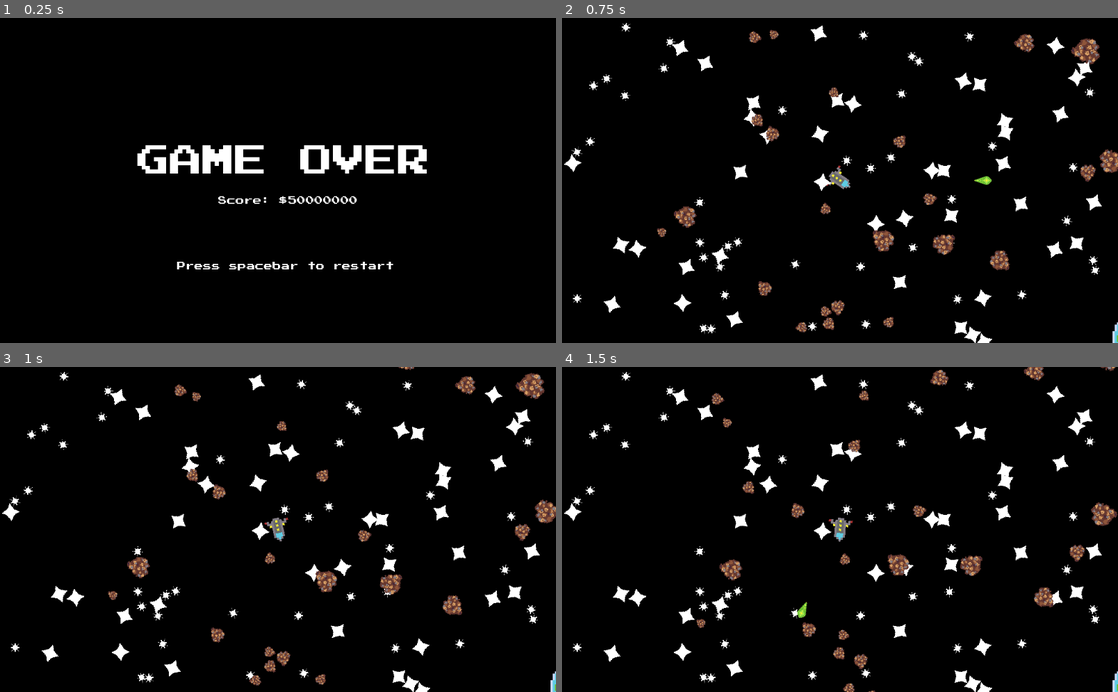
Above: before the commit, frames 1-4 (two rows, left to right).
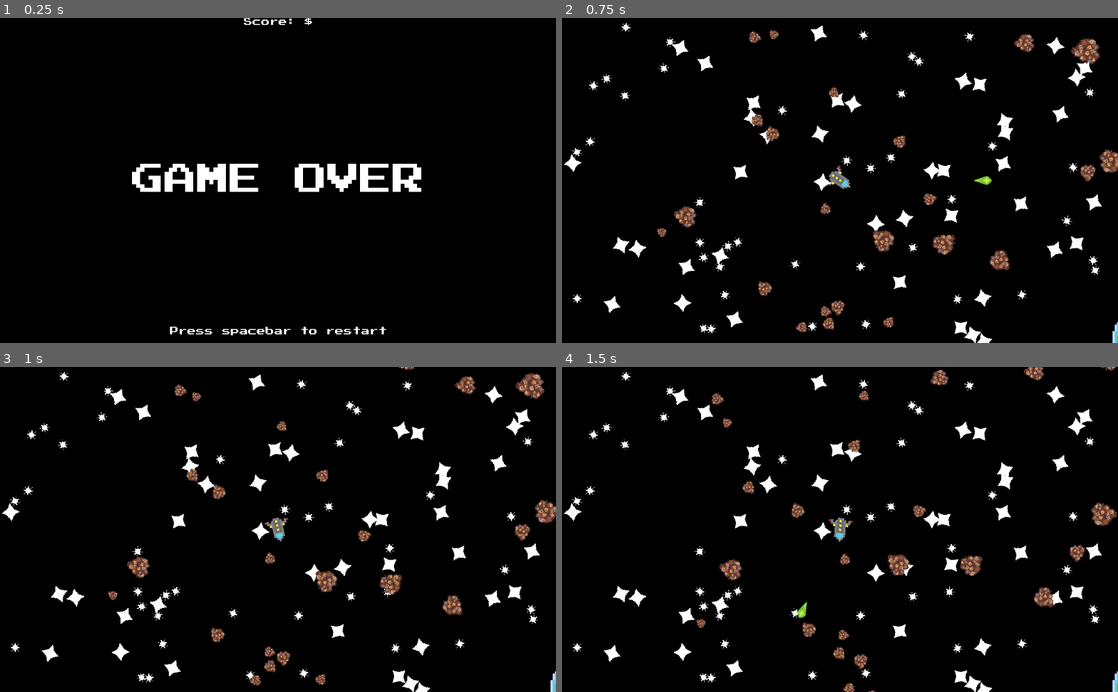
Above: after the commit, the same moments.

Repository: TechRunner2/404-Bounty-Not-Found
Game: Godot game, scene res://Scenes/End Screen.tscn
Two runs of this game, one before a commit and one after it. Both use one fixed random seed, a clock stepped at 60 frames per second and the inputs below. This scene is started directly instead of the project's main scene.
Inputs:
- Up to frame 1 (0.25 s): no input
- Up to frame 2 (0.75 s): tap Space (primary_fire) at 0.5 s; hold D (player_right) from 0.53 s (still down); hold Space (primary_fire) from 0.53 s (still down)
- Up to frame 3 (1 s): keep holding D (player_right); keep holding Space (primary_fire)
- Up to frame 4 (1.5 s): release D (player_right) at 1.28 s; release Space (primary_fire) at 1.28 s; hold A (player_left) from 1.28 s (still down); tap Space (primary_fire) at 1.35 s

The runs differ from the first frame. In frame 1, 5.4% of the frame differs, in the area x 23-77%, y 0-98%; in frame 2, nothing differs; in frame 3, nothing differs; in frame 4, nothing differs.

Commit message:
Fixed issue with Labels moving around the screen based of aspect ratio

Diff:
--- a/Scenes/End Screen.tscn
+++ b/Scenes/End Screen.tscn
@@ -11,9 +11,6 @@
 font_data = ExtResource( 1 )
 
 [sub_resource type="DynamicFont" id=3]
-font_data = ExtResource( 1 )
-
-[sub_resource type="DynamicFont" id=4]
 font_data = ExtResource( 1 )
 
 [node name="End Screen" type="Control"]
@@ -29,51 +26,46 @@
 }
 
 [node name="Restart" type="Label" parent="."]
-anchor_left = 0.317672
-anchor_top = 0.752357
-anchor_right = 0.708297
-anchor_bottom = 0.779023
+anchor_left = 0.5
+anchor_top = 1.0
+anchor_right = 0.5
+anchor_bottom = 1.0
+margin_left = -200.0
+margin_top = -29.0
+margin_right = 200.0
 custom_fonts/font = SubResource( 1 )
 text = "Press spacebar to restart"
+align = 1
 __meta__ = {
-"_edit_use_anchors_": true
+"_edit_use_anchors_": false
 }
 
 [node name="Game Over" type="Label" parent="."]
-anchor_left = 0.24583
-anchor_top = 0.363672
-anchor_right = 0.773174
-anchor_bottom = 0.525339
+anchor_top = 0.5
+anchor_right = 1.0
+anchor_bottom = 0.5
+margin_top = -30.0
+margin_bottom = 30.0
 custom_fonts/font = SubResource( 2 )
 text = "Game Over"
 align = 1
 valign = 1
 uppercase = true
 __meta__ = {
-"_edit_use_anchors_": true
+"_edit_use_anchors_": false
 }
 
 [node name="Score" type="Label" parent="."]
-anchor_left = 0.392009
-anchor_top = 0.549855
-anchor_right = 0.517009
-anchor_bottom = 0.576522
+anchor_left = 0.5
+anchor_right = 0.5
+margin_left = -64.0
+margin_right = 64.0
+margin_bottom = 16.0002
 custom_fonts/font = SubResource( 3 )
 text = "Score: $"
+align = 1
+valign = 2
 __meta__ = {
-"_edit_use_anchors_": true
-}
-
-[node name="ScoreCounter" type="Label" parent="."]
-anchor_left = 0.517741
-anchor_top = 0.54997
-anchor_right = 0.748
-anchor_bottom = 0.577
-margin_right = -107.785
-margin_bottom = -0.218018
-custom_fonts/font = SubResource( 4 )
-text = "50000000"
-__meta__ = {
-"_edit_use_anchors_": true
+"_edit_use_anchors_": false
 }
 [connection signal="tree_entered" from="." to="." method="_on_End_Screen_tree_entered"]
Not shown: 1 places in Scenes/End Screen.tscn that only renumber resources
